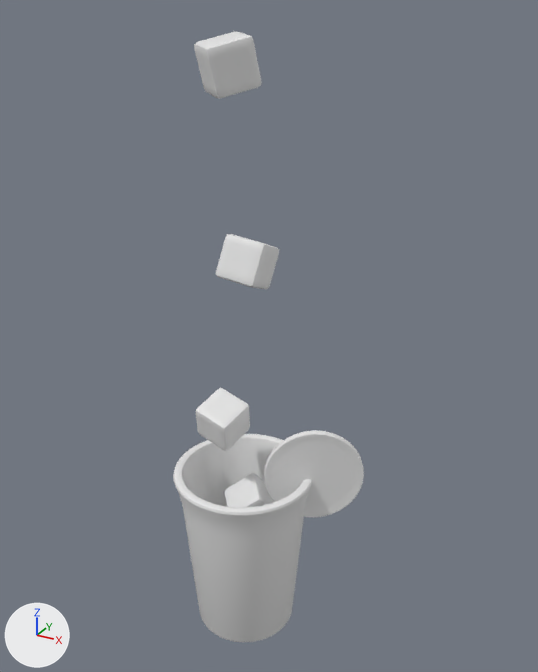
Two versions of the OBJ model public/assets/drink-baked/blog0017.obj, one commit apart.
Camera for both pictures: a 50 mm lens placed at (6.71, -11.13, 12.39), pointed at (0.42, 0.31, 6.67). Arrows for +X, +Y and +Z are at lower left; the lights stay in place. The first picture is the older version. Where no turn or scale is listed for an object, it has been applied to the vertices.

Script lines for the objects in view, before the commit:
```python
me_circle_001 = bpy.data.meshes.new('Circle.001')
me_circle_001.from_pydata(...)  # 834 vertices, 832 faces; spans x 0.5..2.3, y -0.15..0.97, z 2.77..4.78
me_cube = bpy.data.meshes.new('Cube')
me_cube.from_pydata(...)  # 386 vertices, 384 faces; spans x -0.524..0.714, y -0.478..0.769, z 2.204..3.375
me_cube_002 = bpy.data.meshes.new('Cube.002')
me_cube_002.from_pydata(...)  # 386 vertices, 384 faces; spans x -0.324..0.586, y -0.46..0.554, z 7.638..8.706
me_cube_003 = bpy.data.meshes.new('Cube.003')
me_cube_003.from_pydata(...)  # 386 vertices, 384 faces; spans x -0.579..0.556, y -0.87..0.321, z 11.076..12.05
me_cylinder = bpy.data.meshes.new('Cylinder')
me_cylinder.from_pydata(...)  # 960 vertices, 898 faces; spans x -1.44..1.44, y -1.44..1.44, z 0.0..3.71
me_plane = bpy.data.meshes.new('Plane')
me_plane.from_pydata(...)  # 250 vertices, 72 faces; spans x -1.31..1.31, y -1.3..1.3, z 3.02..3.13
ob_circle_001 = bpy.data.objects.new('Circle.001', me_circle_001)
ob_circle_001.location = (0.0, 0.0, 0.0)
ob_cube = bpy.data.objects.new('Cube', me_cube)
ob_cube.location = (0.0, 0.0, 0.0)
ob_cube_002 = bpy.data.objects.new('Cube.002', me_cube_002)
ob_cube_002.location = (0.0, 0.0, 0.0)
ob_cube_003 = bpy.data.objects.new('Cube.003', me_cube_003)
ob_cube_003.location = (0.0, 0.0, 0.0)
ob_cylinder = bpy.data.objects.new('Cylinder', me_cylinder)
ob_cylinder.location = (0.0, 0.0, 0.0)
ob_plane = bpy.data.objects.new('Plane', me_plane)
ob_plane.location = (0.0, 0.0, 0.0)
# also in view: 'Cube.001' at (-0.48, 0.01, 4.74)
```
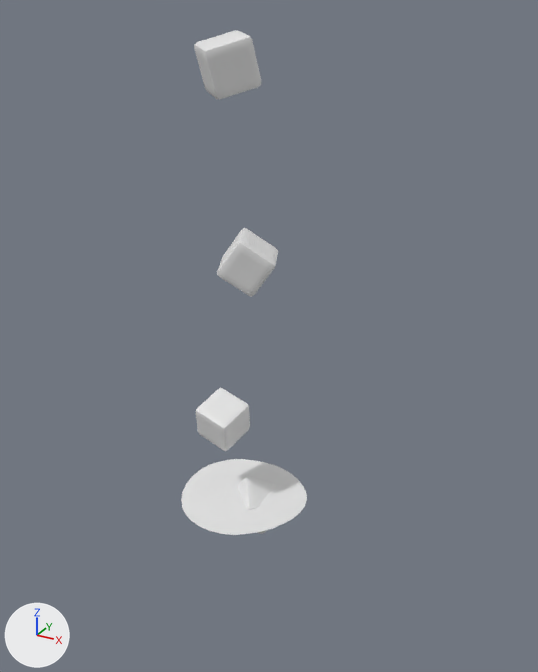
Boxes (x1, y1, x2, y2) around the edits, measured in the pictures (538 x 672 px; the box of a moved part takes in the faces that stretch with it):
'Cylinder', deleted: before (173, 434, 312, 642)
'Circle.001', deleted: before (264, 430, 364, 517)
'Cube.002', reshaped (25% taller): before (216, 234, 279, 289); after (217, 228, 278, 297)
'Cube', reshaped: before (225, 473, 274, 507); after (238, 477, 276, 534)
part 3 of me_plane, moved or reshaped (not visible before): after (181, 459, 307, 535)

The change in detail:
me_cube is used by ob_cube; location (0.0, 0.0, 0.0).
me_cube had 386 vertices, 384 faces and spanned x -0.524..0.714, y -0.478..0.769, z 2.204..3.375.
me_cube now has 386 vertices, 384 faces and spans x -0.478..0.803, y -0.39..0.707, z 2.156..3.346.
me_cube part 1: the whole mesh is multiplied about its middle by the matrix ((-0.944, -0.136, 0.3), (0.297, 0.046, 0.954), (-0.143, 0.99, -0.003)), then moved by (0.067, 0.014, -0.039).
me_cube_002 is used by ob_cube_002; location (0.0, 0.0, 0.0).
me_cube_002 had 386 vertices, 384 faces and spanned x -0.324..0.586, y -0.46..0.554, z 7.638..8.706.
me_cube_002 now has 386 vertices, 384 faces and spans x -0.493..0.755, y -0.498..0.592, z 7.616..8.727.
me_cube_002 part 2: the whole mesh is multiplied about its middle by the matrix ((0.405, 0.898, 0.17), (-0.914, 0.389, 0.118), (0.04, -0.203, 0.978)).
me_plane is used by ob_plane; location (0.0, 0.0, 0.0).
me_plane had 250 vertices, 72 faces and spanned x -1.31..1.31, y -1.3..1.3, z 3.02..3.13.
me_plane now has 216 vertices, 159 faces and spans x -1.31..1.31, y -1.31..1.31, z 3.02..3.13.
me_plane part 3: 18 vertices moved from x -1.28..1.25, y -1.3..1.3, z 3.04..3.12 to x -1.29..1.25, y -1.31..1.31, z 3.03..3.12; 174 vertices removed from x -1.3..1.3, y -1.3..1.3, z 3.02..3.13; 140 vertices added at x -1.17..1.29, y -1.29..1.29, z 3.02..3.12.
Object 'Circle.001' (ob_circle_001) is deleted.
Object 'Cylinder' (ob_cylinder) is deleted.
